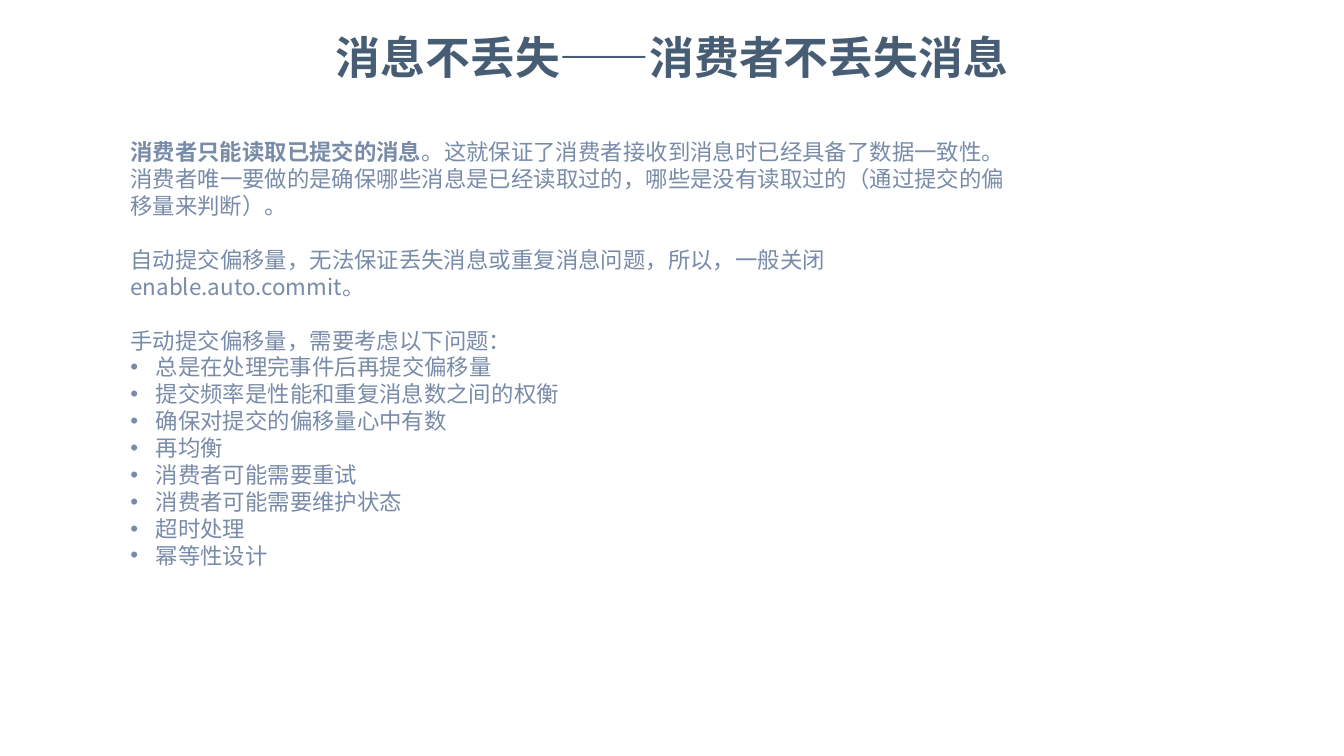
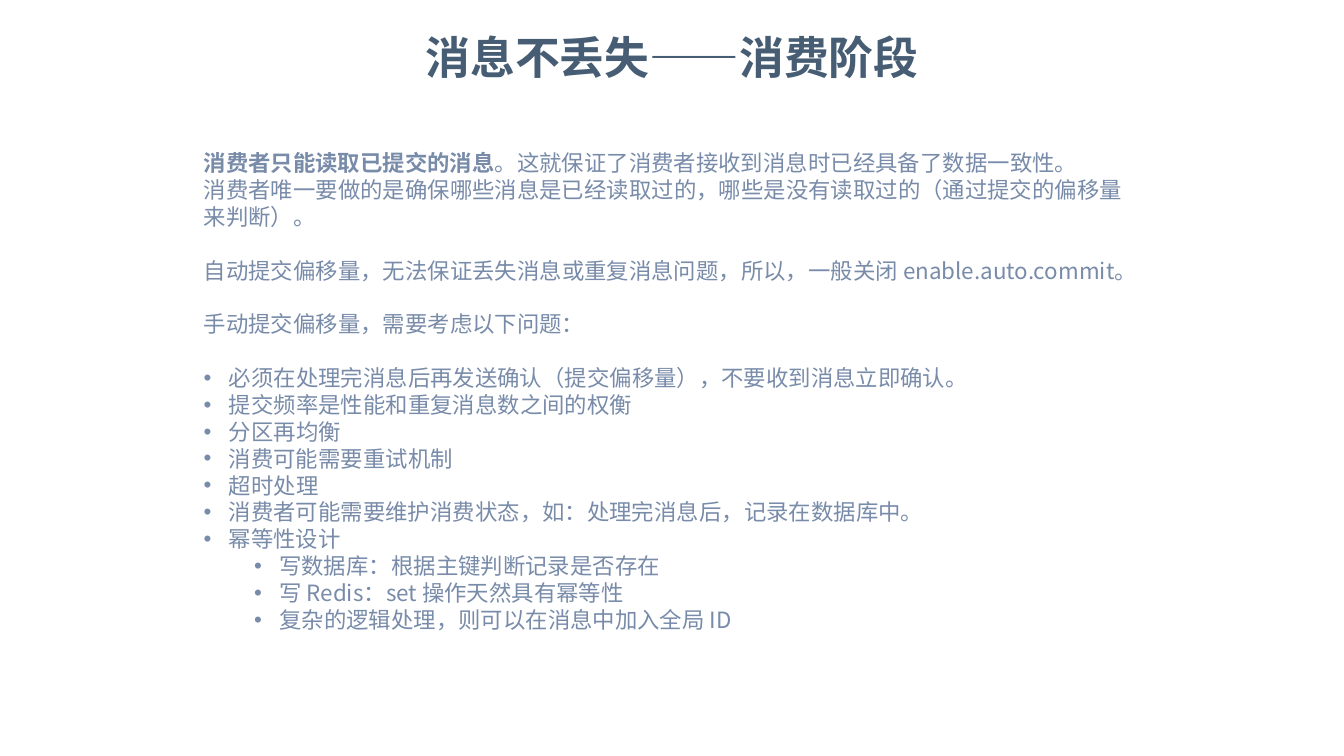
Before and after one commit to dunwu/bigdata-tutorial, a slide deck: slide 27 of assets/kafka/kafka.pptx. Drawn at 1344x756 pixels with LibreOffice and Linux fonts; fonts in the diff are those of the drawing; background and template pictures are left out. Boxes give left, top, right and bottom in pixels: in the first picture for what was removed or moved away, otherwise in the second. Text is boxed around its words. In the diff, an @@ line names an element or a change of style, - is before the commit and + after.

```diff
--- a/assets/kafka/kafka.pptx
+++ b/assets/kafka/kafka.pptx
@@ text at (x1=426, y1=35, x2=919, y2=78): text changed @@
-消息不丢失——消费者不丢失消息
+消息不丢失——消费阶段
@@ text "消费者只能读取已提交的消息。这就保证了消费者接收到消息时已经具备了数据一致性。" moved from (x1=130, y1=141, x2=1004, y2=566) to (x1=204, y1=152, x2=1137, y2=630) @@
@@ text at (x1=229, y1=367, x2=968, y2=388): text changed @@
-• 总是在处理完事件后再提交偏移量
+• 必须在处理完消息后再发送确认（提交偏移量），不要收到消息立即确认。
@@ text at (x1=229, y1=421, x2=453, y2=469): text changed @@
-• 确保对提交的偏移量心中有数
-• 再均衡
-• 消费者可能需要重试
-• 消费者可能需要维护状态
+• 分区再均衡
+• 消费可能需要重试机制
@@ text at (x1=229, y1=501, x2=923, y2=522): paragraph added @@
+• 消费者可能需要维护消费状态，如：处理完消息后，记录在数据库中。
@@ text at (x1=279, y1=555, x2=732, y2=630): paragraphs added @@
+  • 写数据库：根据主键判断记录是否存在
+  • 写 Redis：set 操作天然具有幂等性
+  • 复杂的逻辑处理，则可以在消息中加入全局 ID
```
Also in this commit, not shown: 6 other slides changed, 2 slides added, 2 other files.
